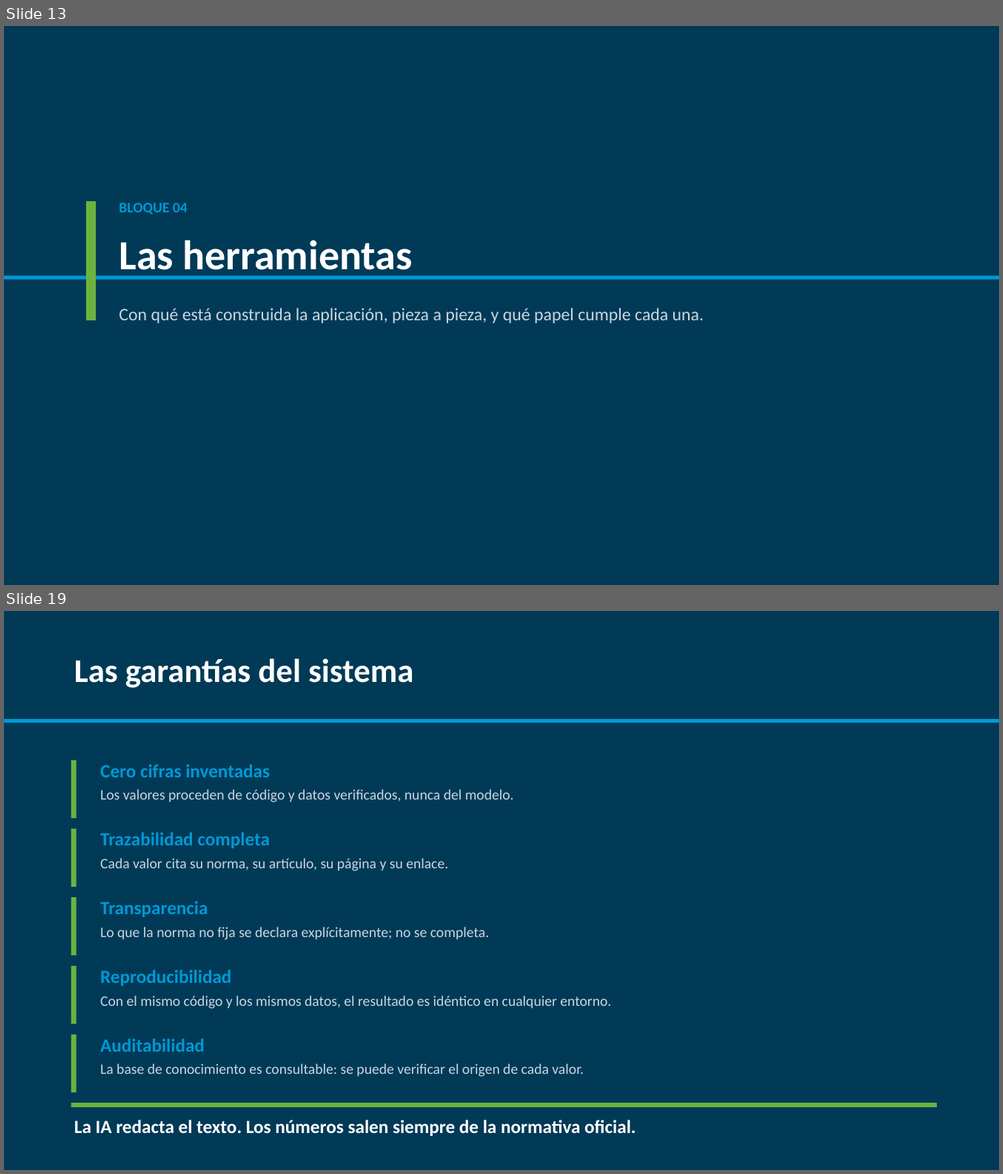
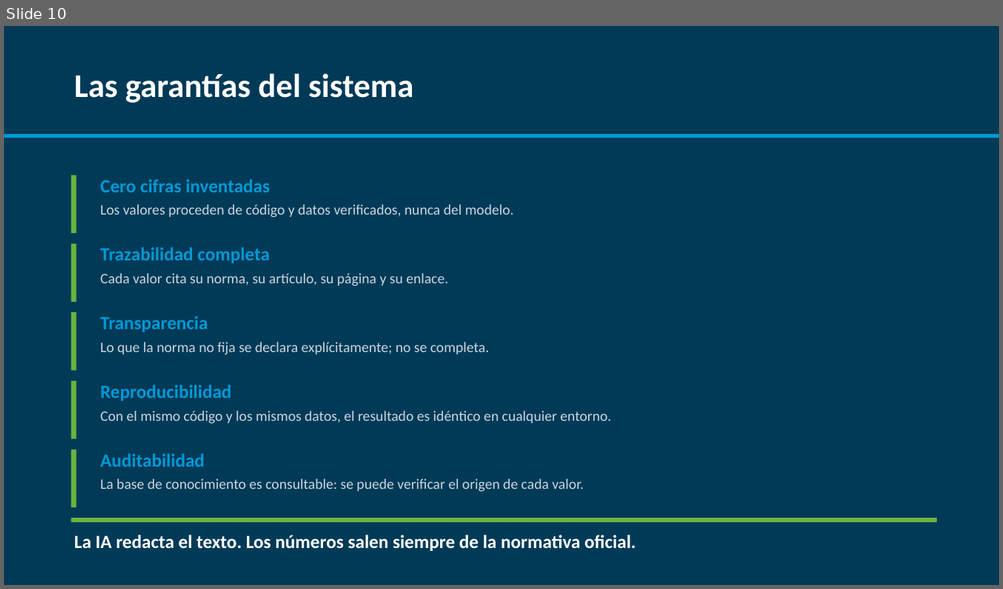
Before and after one commit to CarlosOlivaZurdo/ENAG-S_G1, a slide deck: docs/Presentacion_Comparador_Gas.pptx. Shown one above the other, each under a label of ours: slides 13 and 19 before the commit, slide 10 after it; the slides between them are not shown. The pictures are 1003x1174 and 1003x589 pixels, drawn with LibreOffice and Linux fonts; fonts in the diff are those of the drawing. Boxes give left, top, right and bottom in pixels: in the first picture for what was removed or moved away, otherwise in the second. Text is boxed around its words. In the diff, an @@ line names an element or a change of style, - is before the commit and + after.

```diff
--- a/docs/Presentacion_Comparador_Gas.pptx
+++ b/docs/Presentacion_Comparador_Gas.pptx
@@ slide 13 removed at (x1=4, y1=26, x2=999, y2=585), background #FFFFFF @@
@@ rectangle removed at (x1=4, y1=26, x2=999, y2=585) @@
@@ rectangle removed at (x1=86, y1=201, x2=96, y2=321) @@
@@ text removed at (x1=119, y1=203, x2=188, y2=215) @@
-BLOQUE 04
@@ text removed at (x1=119, y1=240, x2=412, y2=279) @@
-Las herramientas
@@ rectangle removed at (x1=4, y1=276, x2=999, y2=280) @@
@@ text removed at (x1=119, y1=308, x2=703, y2=323) @@
-Con qué está construida la aplicación, pieza a pieza, y qué papel cumple cada una.
@@ what was slide 19 is now slide 10 @@
```
Also in this commit, not shown: 9 slides changed, 8 other slides removed, 1 other file.
